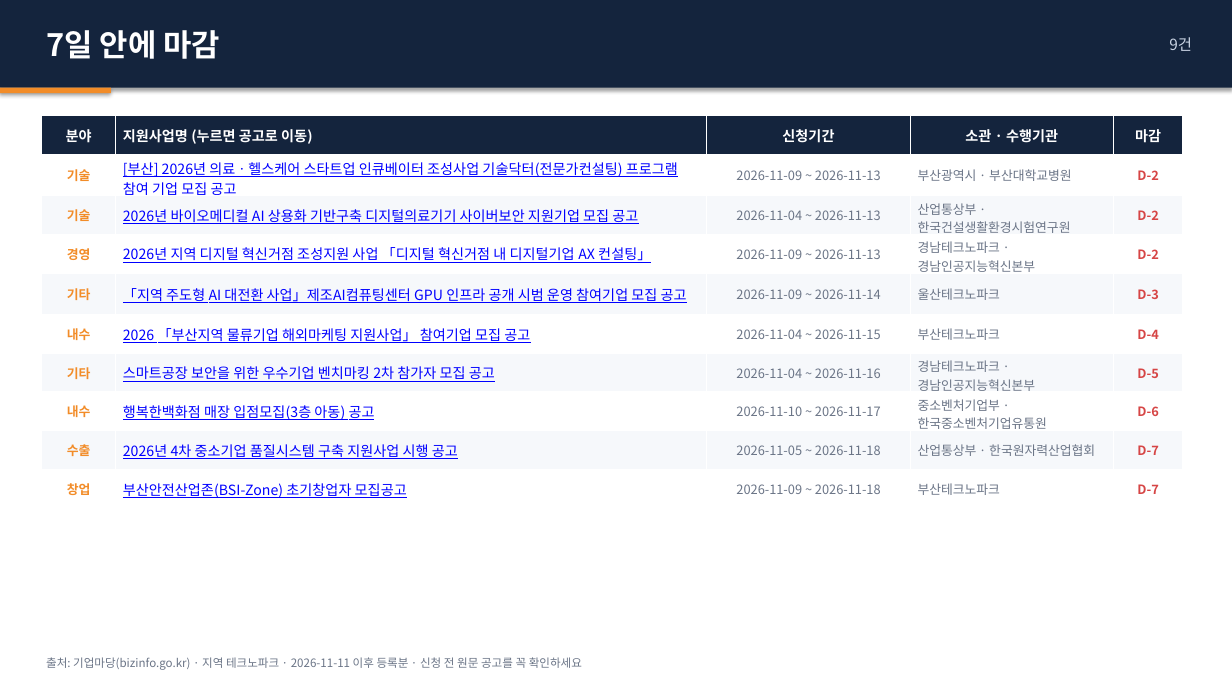
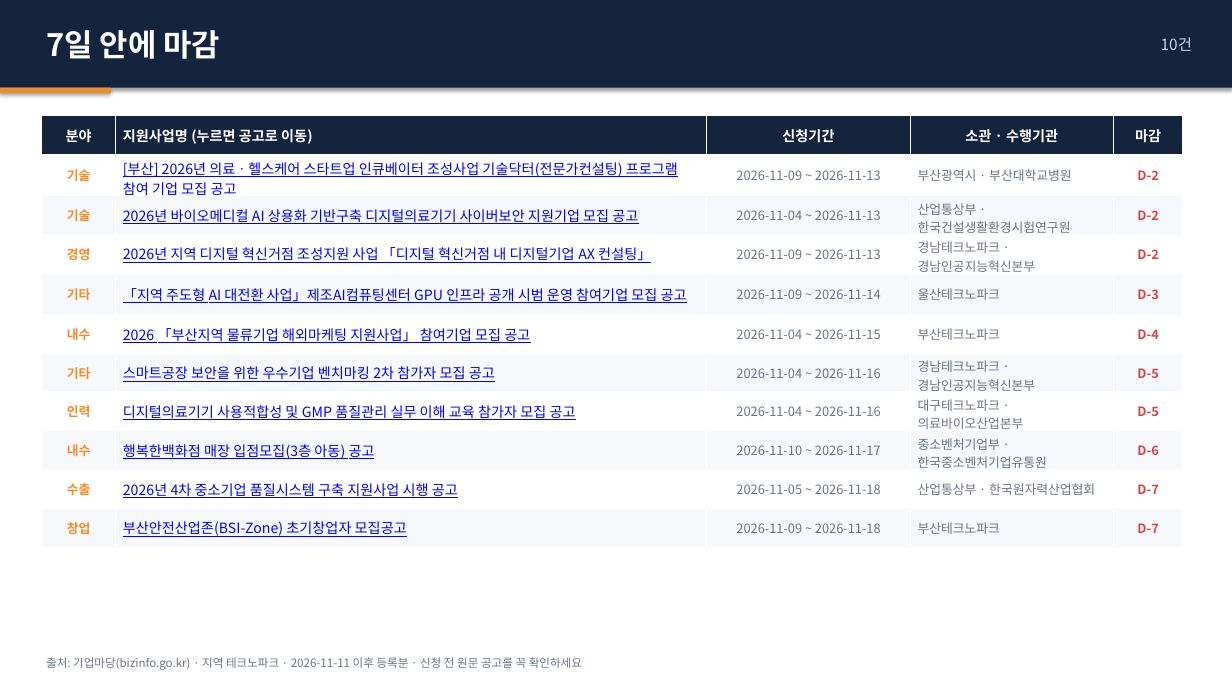
Before and after one commit to juddmank/helprnd.com, a slide deck: slide 3 of site/briefings/2026-11-11_지원사업공고.pptx. Drawn at 1232x693 pixels with LibreOffice and Linux fonts; fonts in the diff are those of the drawing. Boxes give left, top, right and bottom in pixels: in the first picture for what was removed or moved away, otherwise in the second. Text is boxed around its words. In the diff, an @@ line names an element or a change of style, - is before the commit and + after.

```diff
--- a/site/briefings/2026-11-11_지원사업공고.pptx
+++ b/site/briefings/2026-11-11_지원사업공고.pptx
@@ text at [1161,37,1192,51]: text changed @@
-9건
+10건
@@ table at [42,116,1183,543] @@
+row 8: 인력 | 디지털의료기기 사용적합성 및 GMP 품질관리 실무 이해 교육 참가자 모집 공고 | 2026-11-04 ~ 2026-11-16 | 대구테크노파크 · 의료바이오산업본부 | D-5
```
Also in this commit, not shown: 8 other slides changed, 3 slides added, 6 other files.
